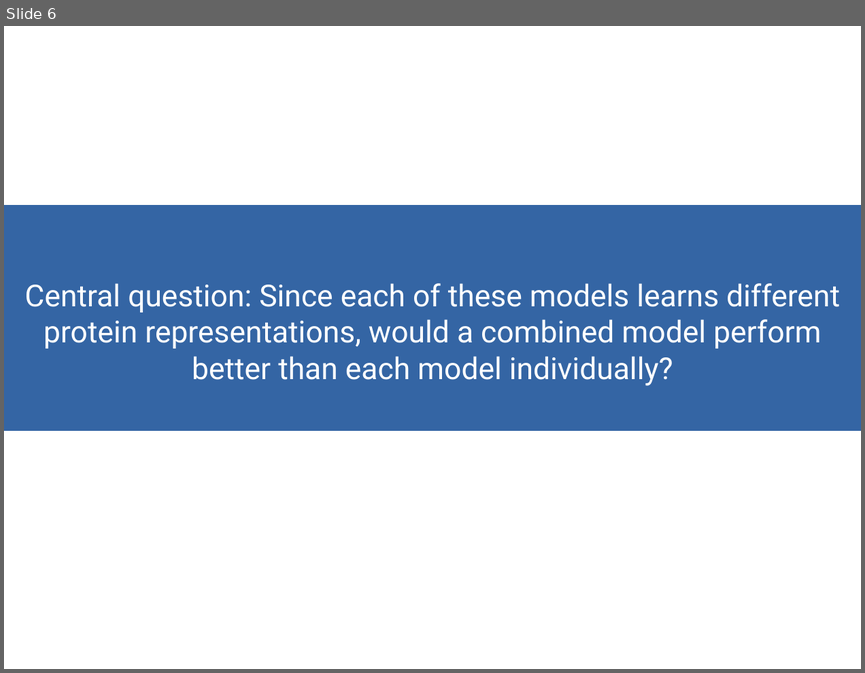
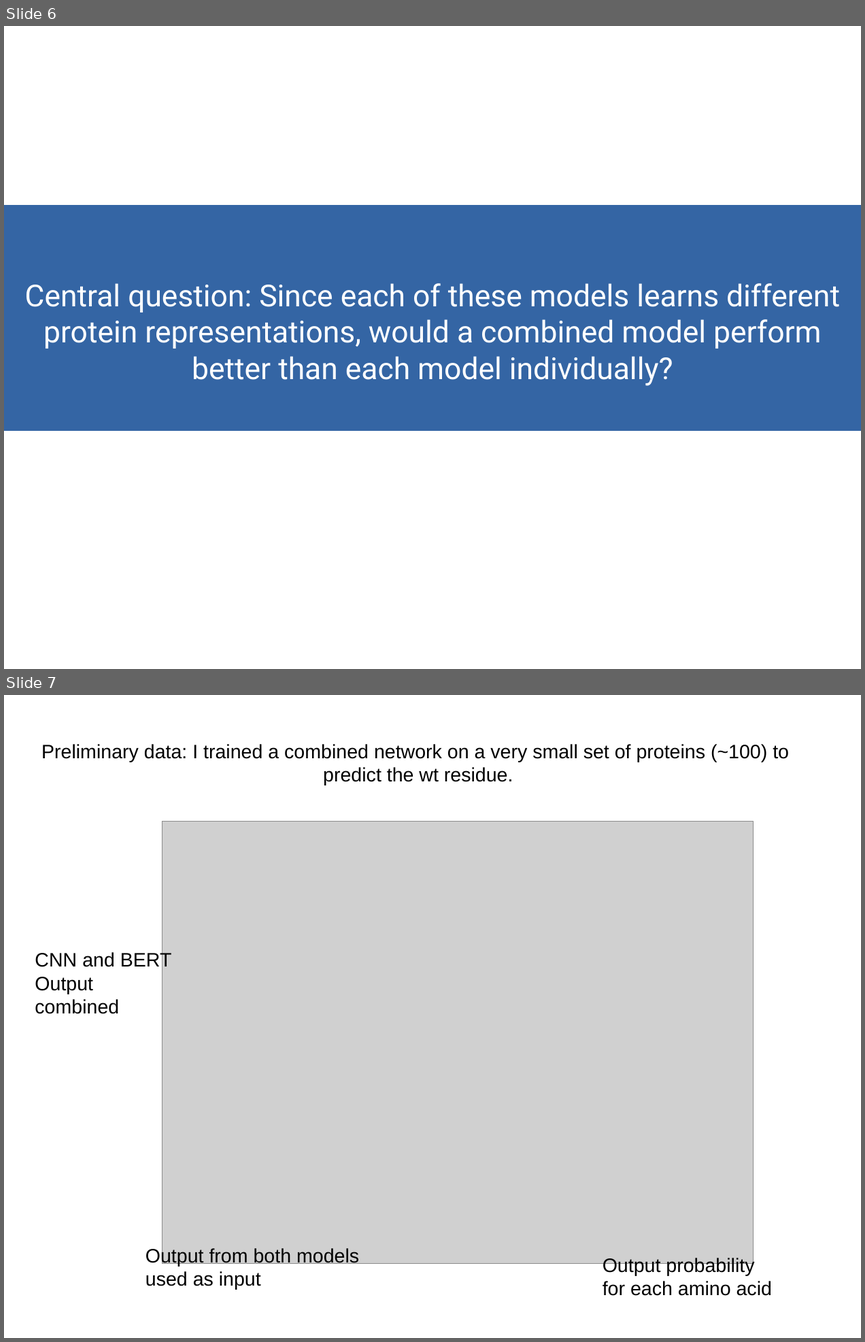
Before and after one commit to akulikova64/BERT_CNN_comparison, a slide deck: analysis/present_12_16_21.odp. Shown one above the other, each under a label of ours: slide 6 before the commit, slides 6 and 7 after it. The pictures are 865x673 and 865x1342 pixels, drawn with LibreOffice and Linux fonts; fonts in the diff are those of the drawing; grey boxes stand for pictures. Boxes give left, top, right and bottom in pixels: in the first picture for what was removed or moved away, otherwise in the second. Text is boxed around its words. In the diff, an @@ line names an element or a change of style, - is before the commit and + after.

```diff
--- a/analysis/present_12_16_21.odp
+++ b/analysis/present_12_16_21.odp
@@ slide 7 added at (4, 695, 861, 1338), background #FFFFFF @@
@@ text added at (41, 744, 789, 785), 18 pt, text #000000 @@
+Preliminary data: I trained a combined network on a very small set of proteins (~100) to
+predict the wt residue.
@@ picture added at (162, 821, 753, 1263) @@
@@ text added at (35, 951, 172, 1014), 18 pt, text #000000 @@
+CNN and BERT
+Output combined
@@ text added at (145, 1246, 359, 1289), 18 pt, text #000000 @@
+Output from both models
+used as input
@@ text added at (602, 1256, 772, 1295), 18 pt, text #000000 @@
+Output probability
+for each amino acid
```
Also in this commit, not shown: 10 slides changed, 7 other slides added, 3 slides removed, 4 other files.
